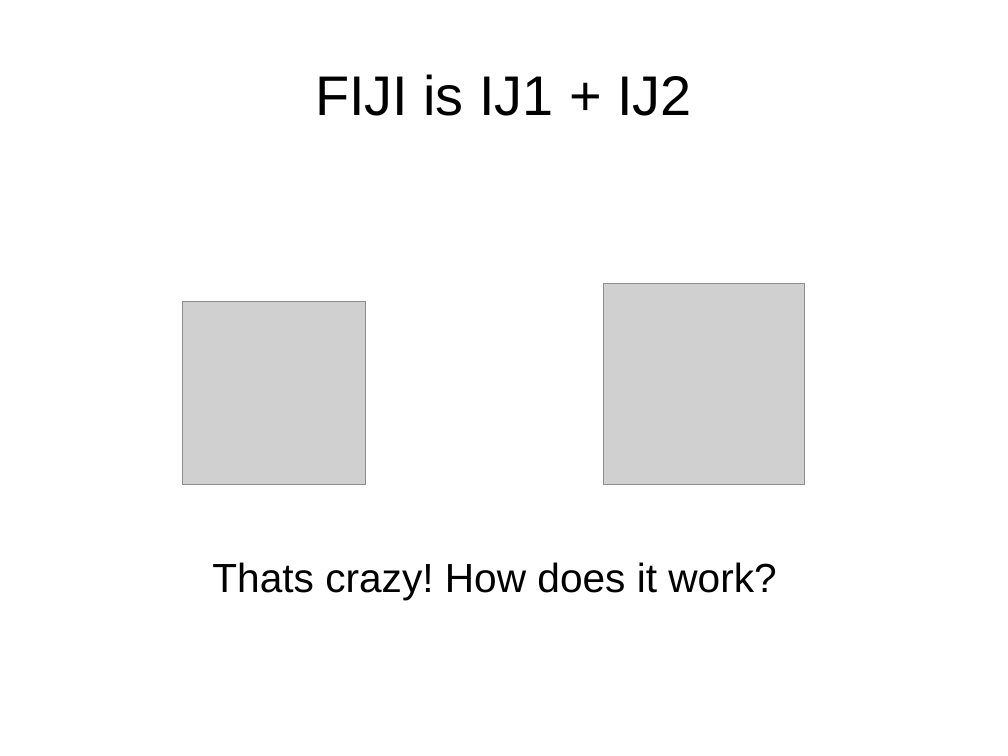
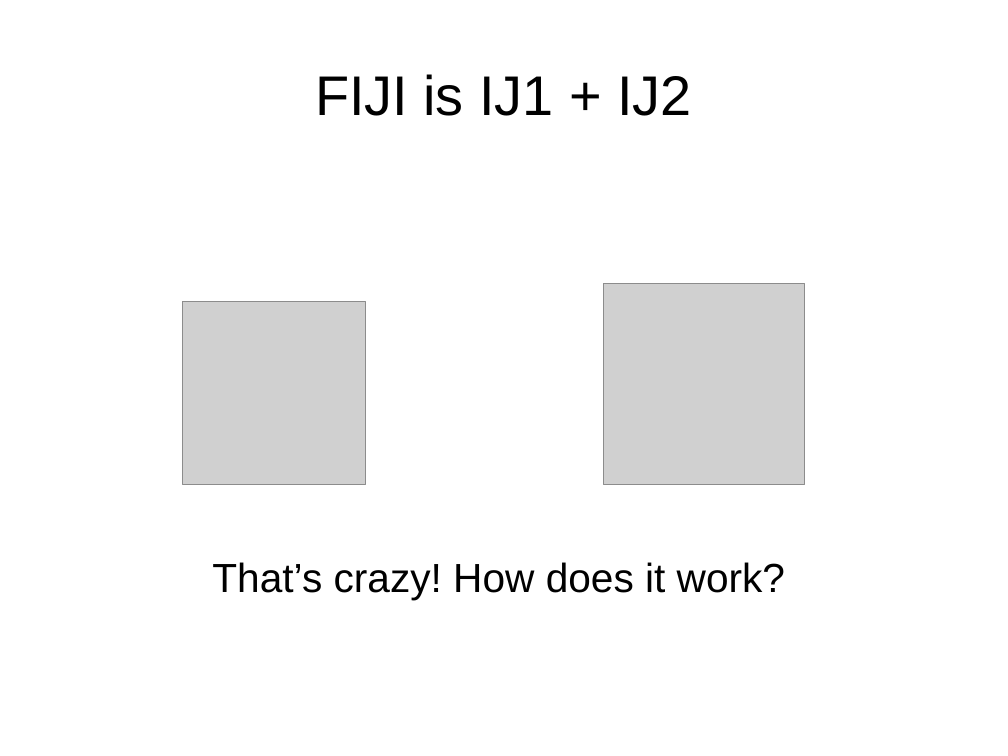
Before and after one commit to maarzt/imagej-legacy-course, a slide deck: slide 6 of slides/presentation.odp. Drawn at 1008x756 pixels with LibreOffice and Linux fonts; fonts in the diff are those of the drawing; grey boxes stand for pictures. Boxes give left, top, right and bottom in pixels: in the first picture for what was removed or moved away, otherwise in the second. Text is boxed around its words. In the diff, an @@ line names an element or a change of style, - is before the commit and + after.

```diff
--- a/slides/presentation.odp
+++ b/slides/presentation.odp
@@ text at (212,562,785,600): text changed @@
-Thats crazy! How does it work?
+That’s crazy! How does it work?
```
Also in this commit, not shown: 9 other slides changed, 1 other file.
